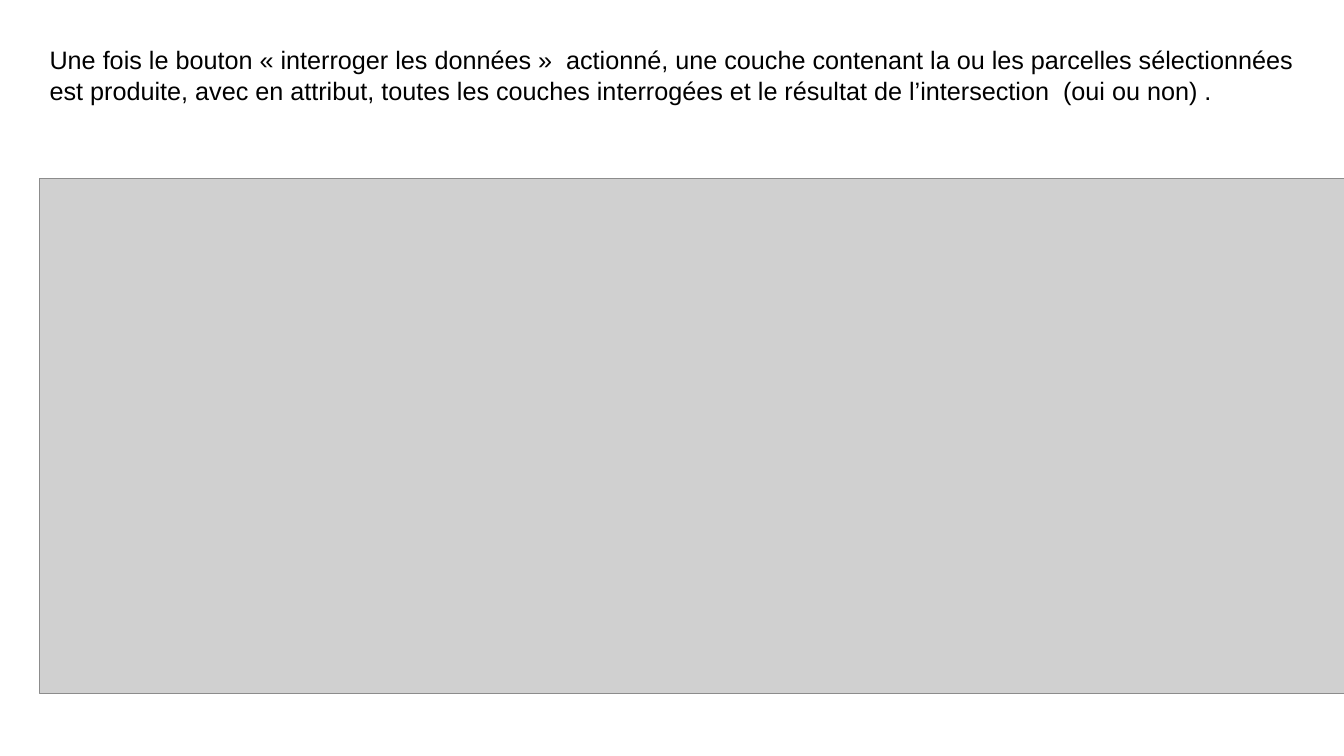
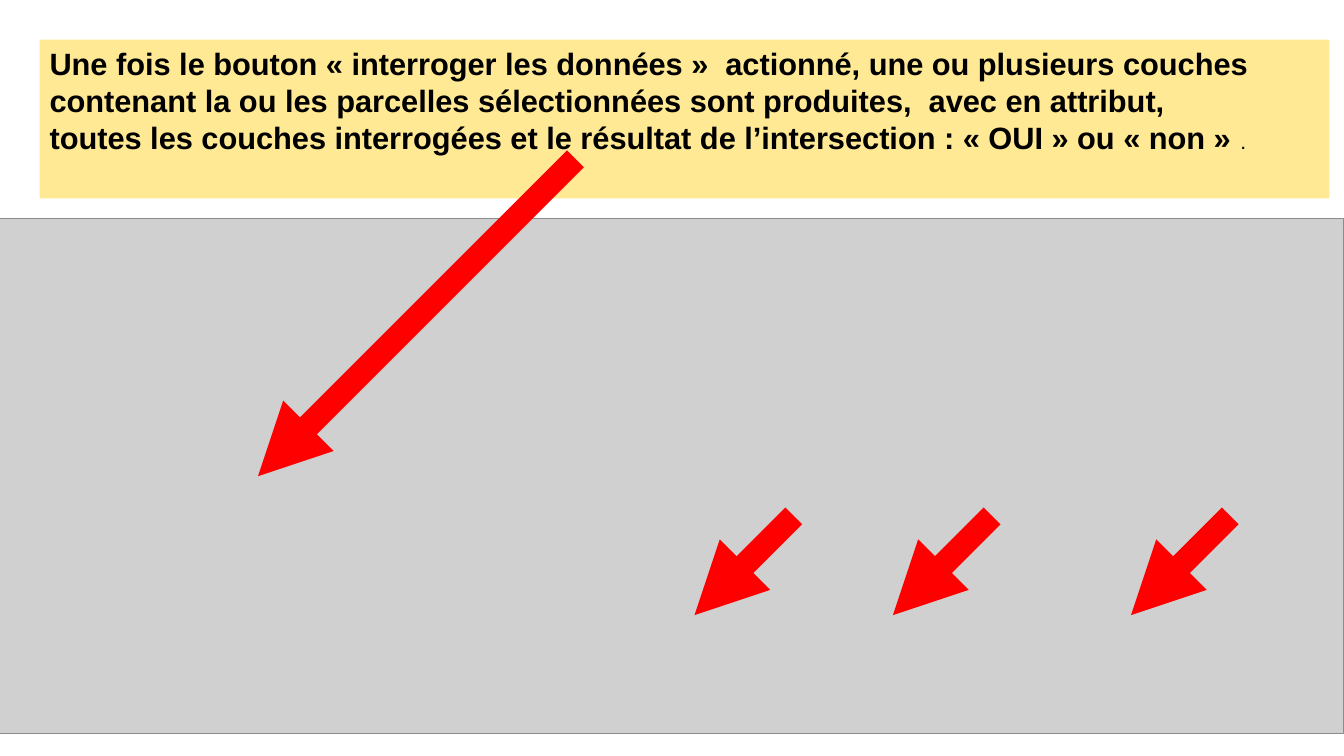
Before and after one commit to tomflyjc/Instruction_ADS, a slide deck: slide 4 of plugin_Instruction_ADS.odp (slide 3 before the commit). Drawn at 1344x756 pixels with LibreOffice and Linux fonts; fonts in the diff are those of the drawing; grey boxes stand for pictures. Boxes give left, top, right and bottom in pixels: in the first picture for what was removed or moved away, otherwise in the second. Text is boxed around its words. In the diff, an @@ line names an element or a change of style, - is before the commit and + after.

```diff
--- a/plugin_Instruction_ADS.odp
+++ b/plugin_Instruction_ADS.odp
@@ rectangle "Une fois le bouton « ...": place and size @@
-rectangle "Une fois le bouton « ..." at bbox=[50, 50, 1293, 105]
+rectangle "Une fois le bouton « ..." at bbox=[39, 39, 1330, 198]
@@ rectangle "Une fois le bouton « ..." at bbox=[39, 39, 1330, 198]: fill none to #FFE994 @@
@@ text in rectangle at bbox=[50, 52, 1248, 154]: text changed; size 18 to 22 pt; bold on @@
-Une fois le bouton « interroger les données » actionné, une couche contenant la ou les parcelles sélectionnées est produite, avec en attribut, toutes les couches interrogées et le résultat de l’intersection (oui ou non) .
+Une fois le bouton « interroger les données » actionné, une ou plusieurs couches contenant la ou les parcelles sélectionnées sont produites, avec en attribut,
+toutes les couches interrogées et le résultat de l’intersection : « OUI » ou « non » .
@@ arrow added from (576, 158) to (258, 476), #FF0000 17.01 pt @@
@@ picture: place and size @@
-picture at bbox=[39, 178, 1344, 694]
+picture at bbox=[0, 219, 1344, 734]
@@ arrow added from (793, 516) to (695, 615), #FF0000 17.01 pt @@
@@ arrow added from (992, 516) to (893, 615), #FF0000 17.01 pt @@
@@ arrow added from (1230, 516) to (1131, 615), #FF0000 17.01 pt @@
```
Also in this commit, not shown: 15 other slides changed, 8 slides added, 6 slides removed.
